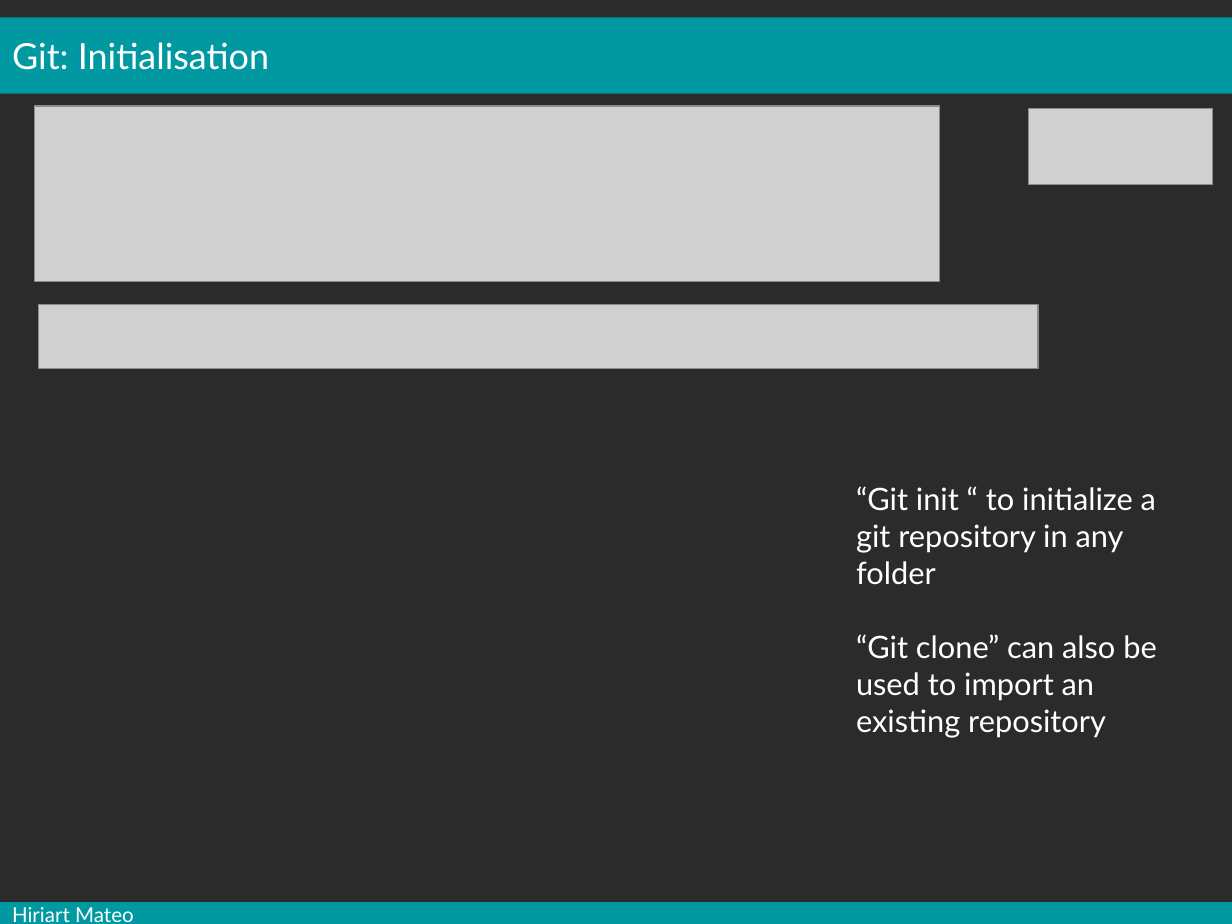
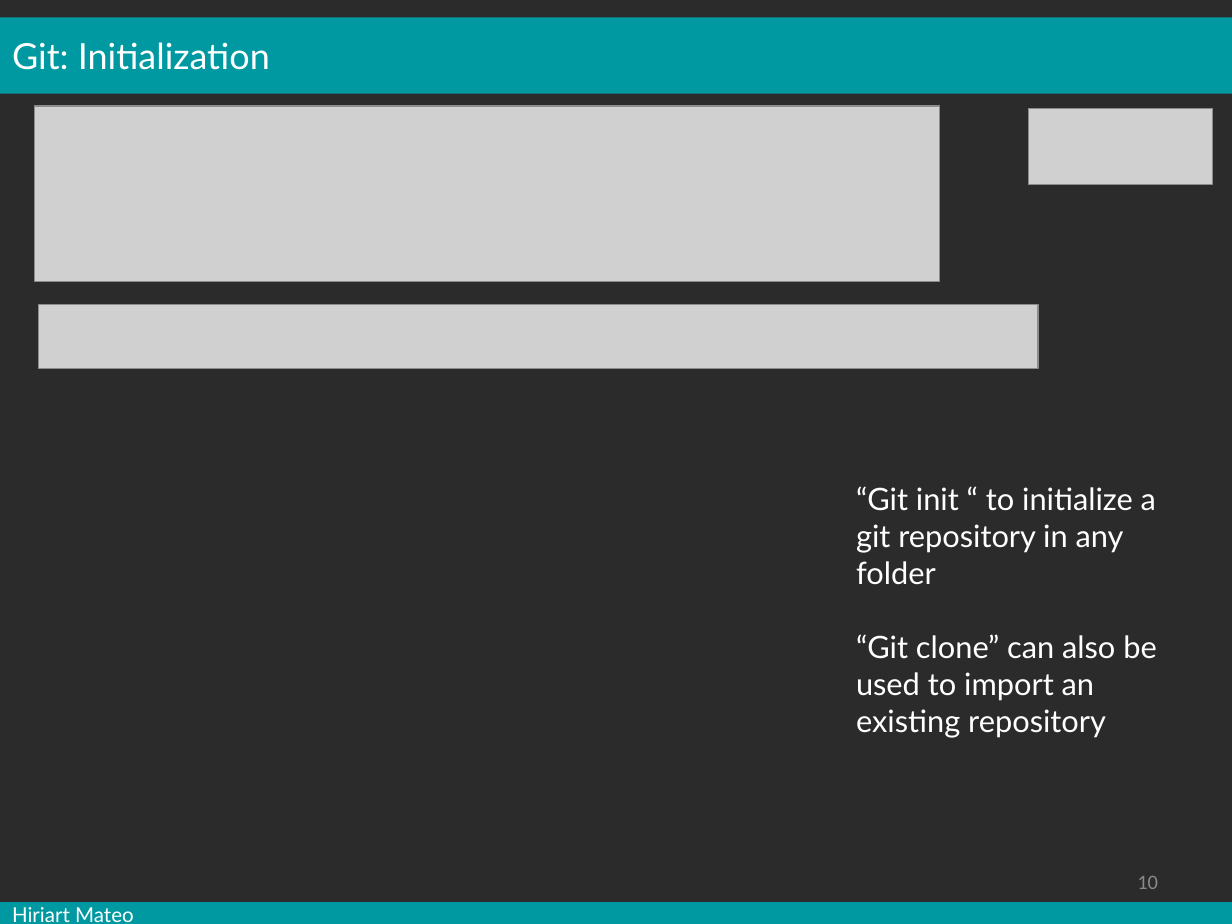
Before and after one commit to mesocentre-clermont-auvergne/formation_fair, a slide deck: slide 10 of fair_versionnage/versionnage_cours/cours.odp. Drawn at 1232x924 pixels with LibreOffice and Linux fonts; fonts in the diff are those of the drawing; grey boxes stand for pictures; background and template pictures are left out; a plain dark background stands for a picture behind light text. Boxes give left, top, right and bottom in pixels: in the first picture for what was removed or moved away, otherwise in the second. Text is boxed around its words. In the diff, an @@ line names an element or a change of style, - is before the commit and + after.

```diff
--- a/fair_versionnage/versionnage_cours/cours.odp
+++ b/fair_versionnage/versionnage_cours/cours.odp
@@ text in rectangle at bbox=[12, 42, 270, 70]: text changed @@
-Git: Initialisation
+Git: Initialization
@@ page number added at bbox=[1137, 876, 1158, 889], 12 pt, text #898989 @@
+10
```
Also in this commit, not shown: 32 other slides changed, 1 other file.
